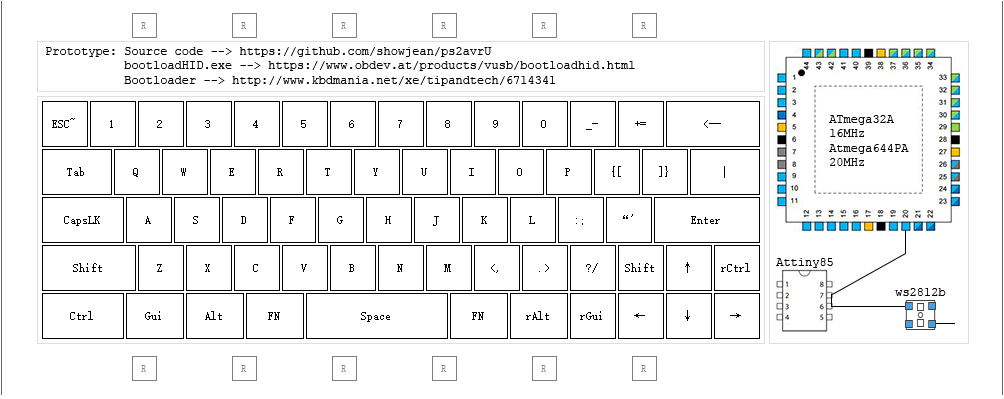
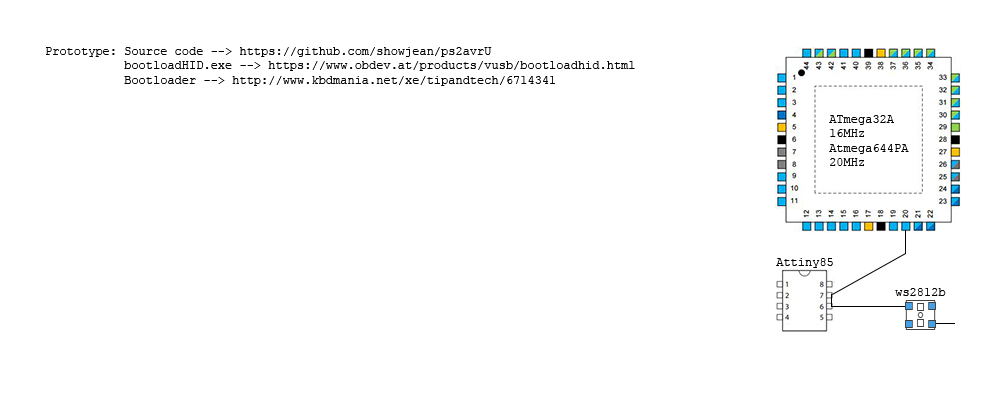
Layered file, before and after one edit (1004px x 399px). Changes by layer:
hid "QQ截图20180323220739" over <box>1,1,1003,395</box>
